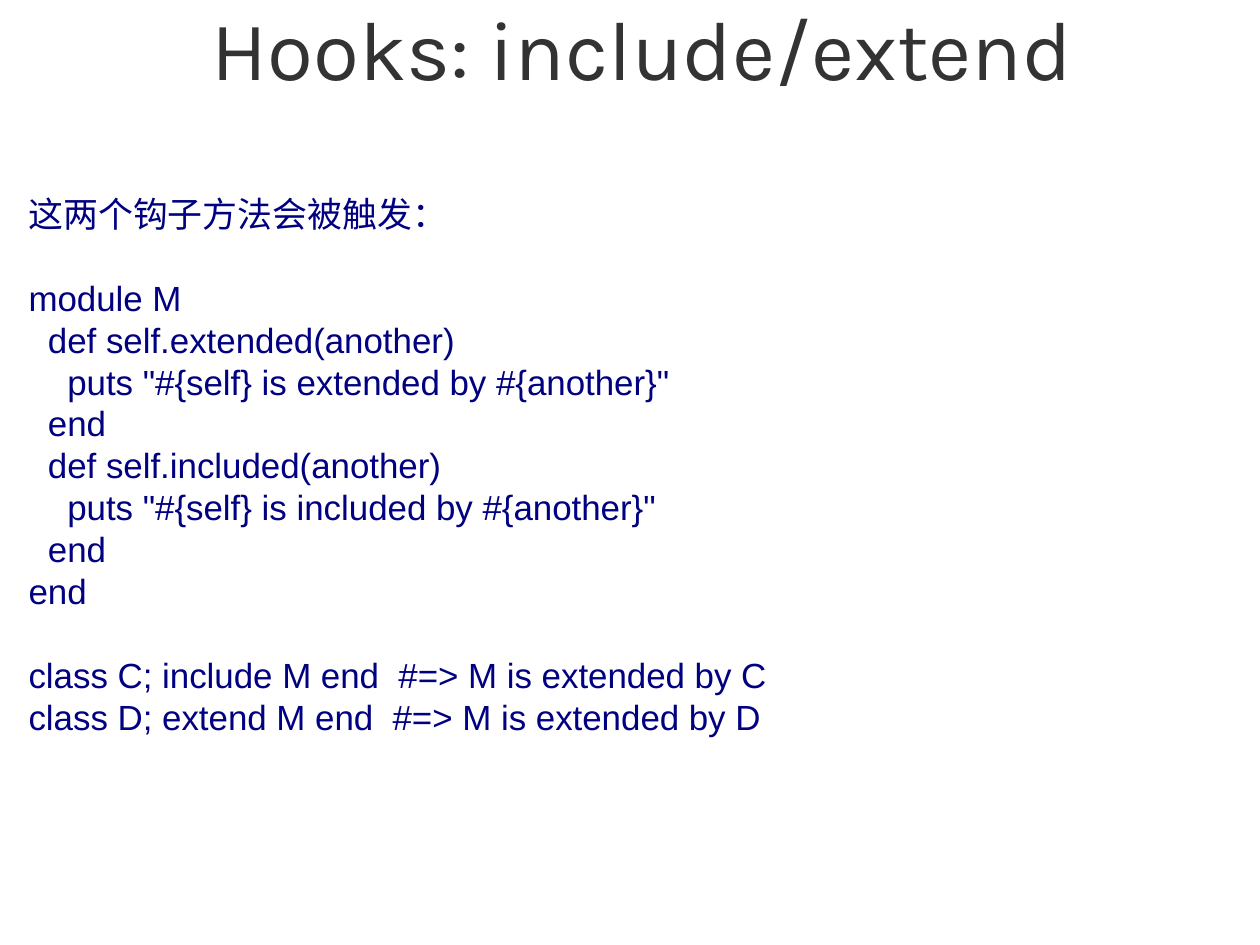
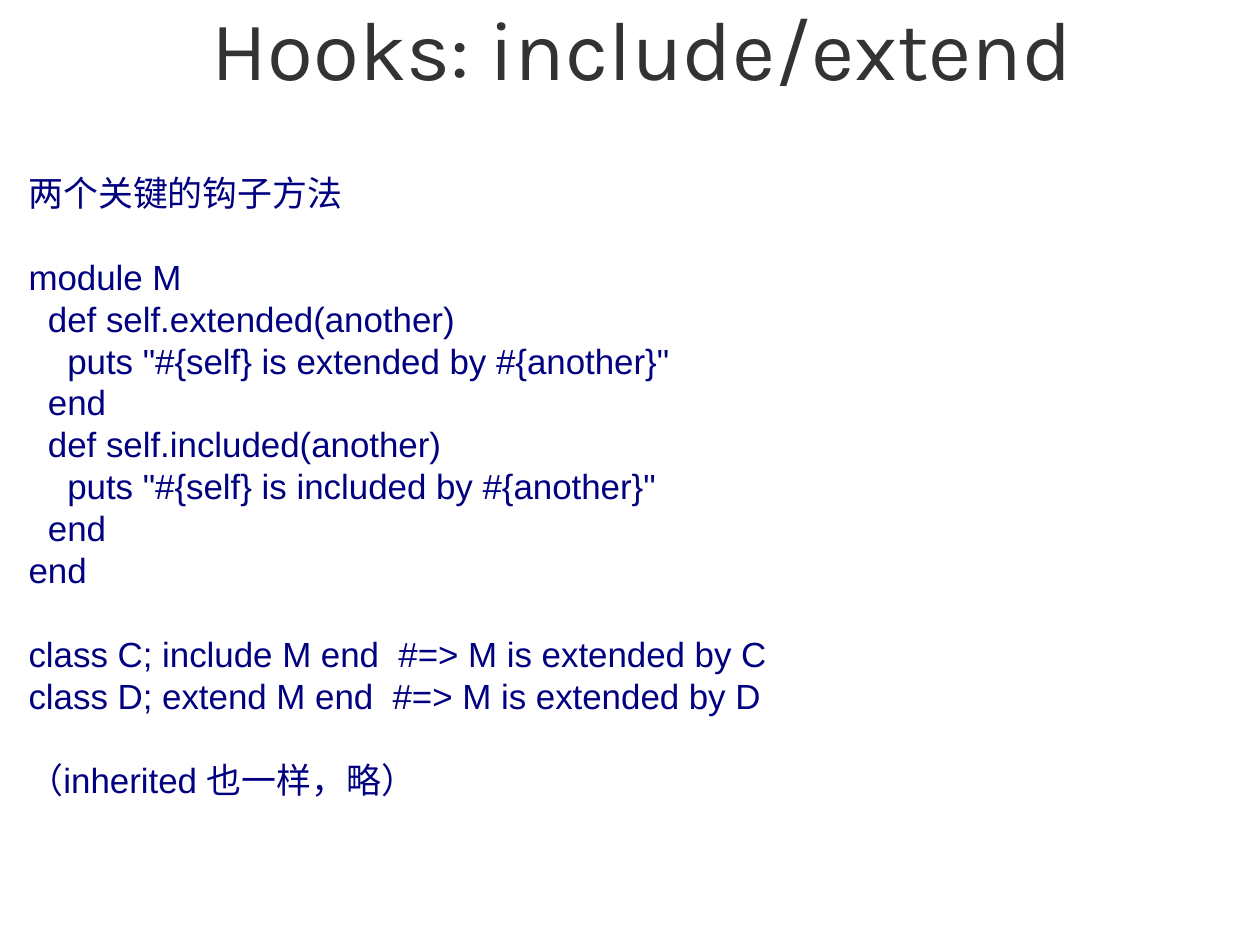
Before and after one commit to sg552/meta_ruby, a slide deck: slide 20 of meta_programming_ruby.odp. Drawn at 1260x945 pixels with LibreOffice and Linux fonts; fonts in the diff are those of the drawing; background and template pictures are left out. Boxes give left, top, right and bottom in pixels: in the first picture for what was removed or moved away, otherwise in the second. Text is boxed around its words. In the diff, an @@ line names an element or a change of style, - is before the commit and + after.

```diff
--- a/meta_programming_ruby.odp
+++ b/meta_programming_ruby.odp
@@ subtitle at (29, 176, 343, 209): text changed @@
-这两个钩子方法会被触发：
+两个关键的钩子方法
@@ subtitle at (29, 763, 416, 797): paragraph added @@
+（inherited 也一样，略）
```
Also in this commit, not shown: 8 other slides changed, 12 slides added, 3 slides removed, 2 other files.
